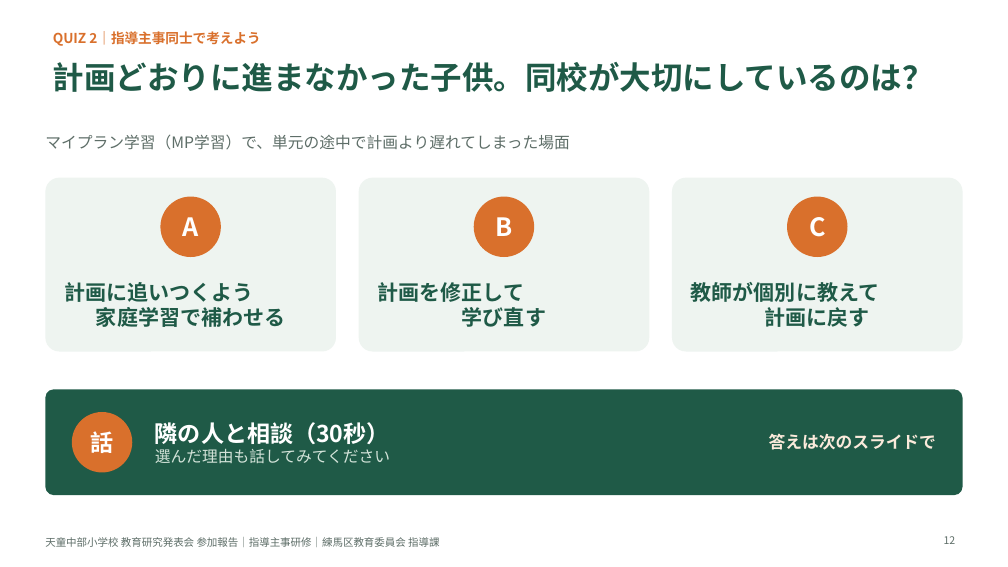
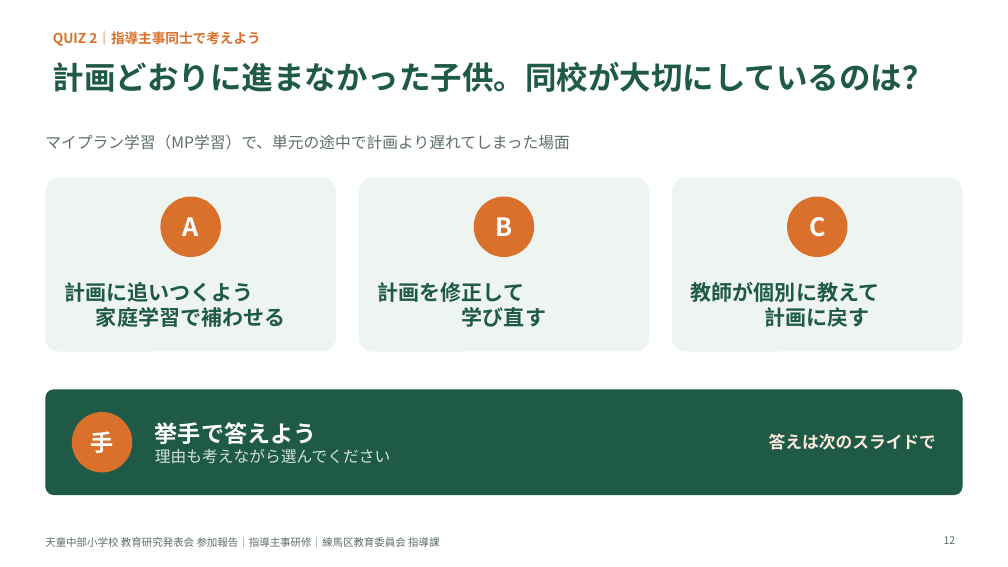
Before and after one commit to contynet730-star/con30, a slide deck: slide 12 of 天童中部小学校視察/081019_天童中部小学校_指導主事研修スライド_クイズ版.pptx. Drawn at 1008x567 pixels with LibreOffice and Linux fonts; fonts in the diff are those of the drawing. Boxes give left, top, right and bottom in pixels: in the first picture for what was removed or moved away, otherwise in the second. Text is boxed around its words. In the diff, an @@ line names an element or a change of style, - is before the commit and + after.

```diff
--- a/天童中部小学校視察/081019_天童中部小学校_指導主事研修スライド_クイズ版.pptx
+++ b/天童中部小学校視察/081019_天童中部小学校_指導主事研修スライド_クイズ版.pptx
@@ text in ellipse at bbox=[90, 431, 113, 453]: text changed @@
-話
+手
@@ text at bbox=[155, 422, 390, 463]: text changed @@
-隣の人と相談（30秒）
-選んだ理由も話してみてください
+挙手で答えよう
+理由も考えながら選んでください
```
Also in this commit, not shown: 4 other slides changed.
